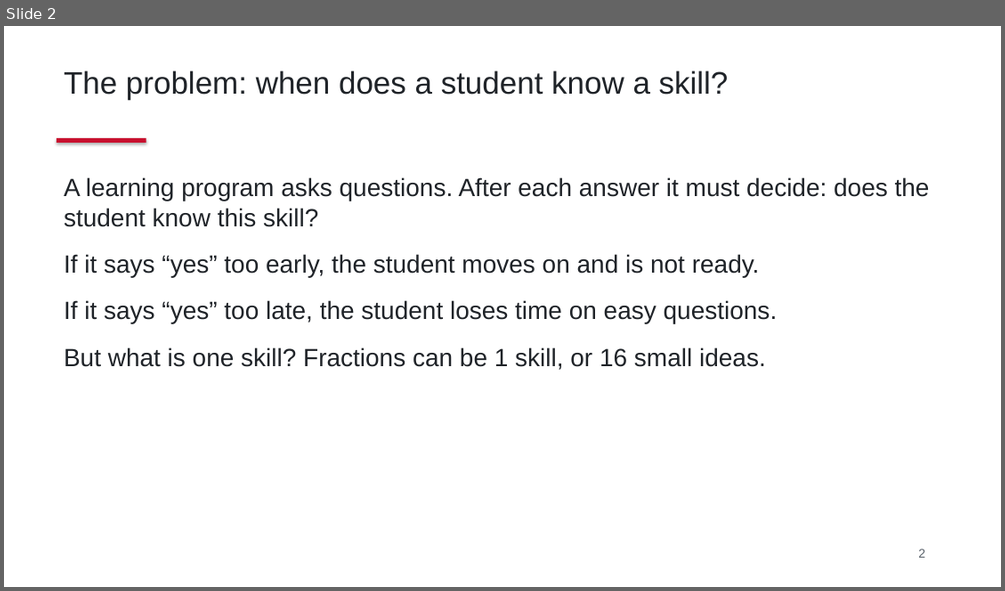
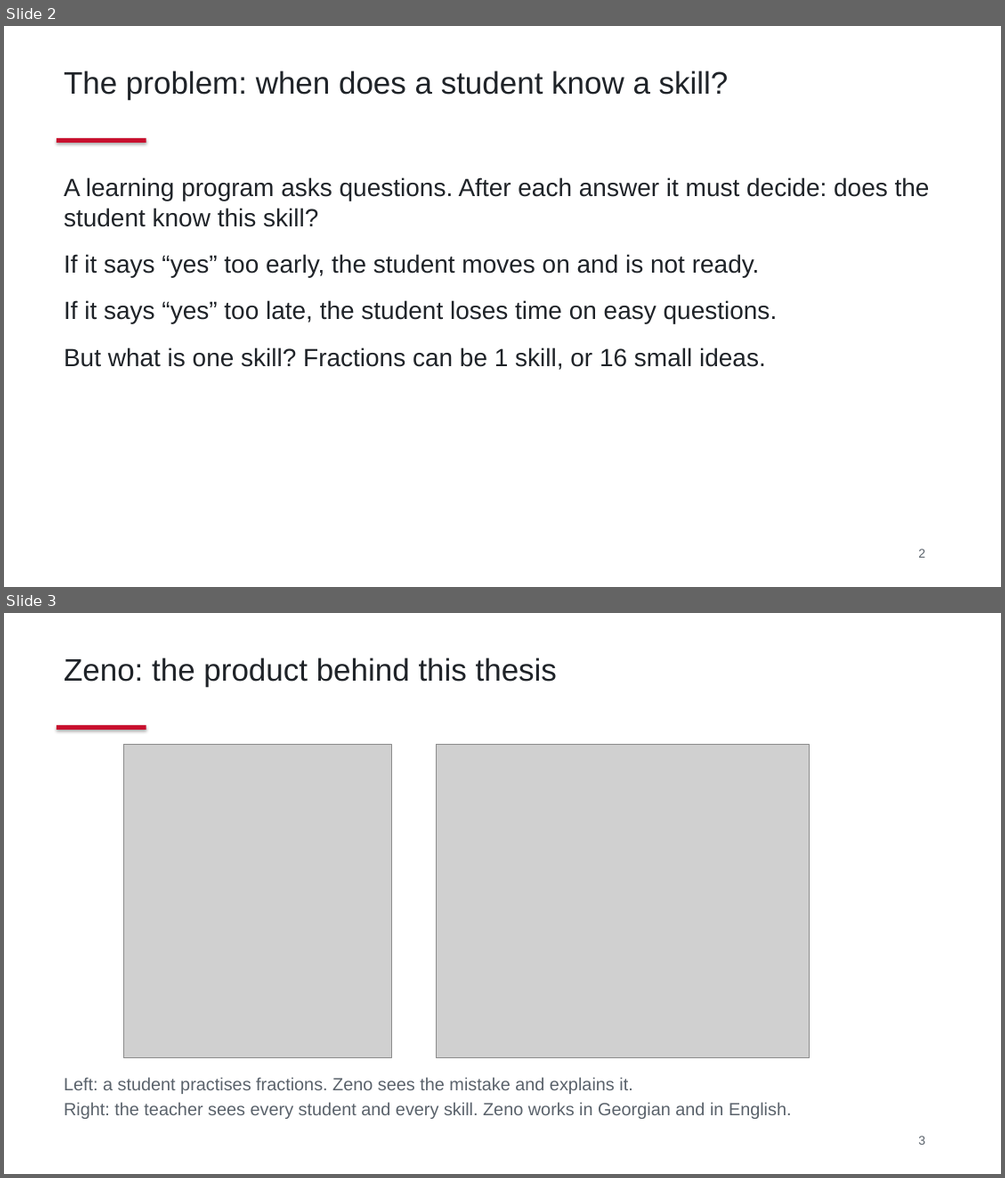
Before and after one commit to DavidTbilisi/zeno-math, a slide deck: docs/thesis/preliminary-defense.pptx. Shown one above the other, each under a label of ours: slide 2 before the commit, slides 2 and 3 after it. The pictures are 1005x591 and 1005x1178 pixels, drawn with LibreOffice and Linux fonts; fonts in the diff are those of the drawing; grey boxes stand for pictures. Boxes give left, top, right and bottom in pixels: in the first picture for what was removed or moved away, otherwise in the second. Text is boxed around its words. In the diff, an @@ line names an element or a change of style, - is before the commit and + after.

```diff
--- a/docs/thesis/preliminary-defense.pptx
+++ b/docs/thesis/preliminary-defense.pptx
@@ slide 3 added at (x1=4, y1=613, x2=1001, y2=1174), background #FFFFFF @@
@@ text added at (x1=64, y1=657, x2=557, y2=687), 30 pt, text #1F2328 @@
+Zeno: the product behind this thesis
@@ rectangle added at (x1=57, y1=725, x2=146, y2=730), fill #C8102E @@
@@ picture added at (x1=123, y1=744, x2=391, y2=1058) @@
@@ picture added at (x1=437, y1=744, x2=809, y2=1058) @@
@@ text added at (x1=64, y1=1077, x2=792, y2=1119), 17 pt, text #5A626B @@
+Left: a student practises fractions. Zeno sees the mistake and explains it.
+Right: the teacher sees every student and every skill. Zeno works in Georgian and in English.
@@ text added at (x1=918, y1=1135, x2=925, y2=1144), 12 pt, text #5A626B @@
+3
```
Also in this commit, not shown: 10 slides changed, 2 other files.
